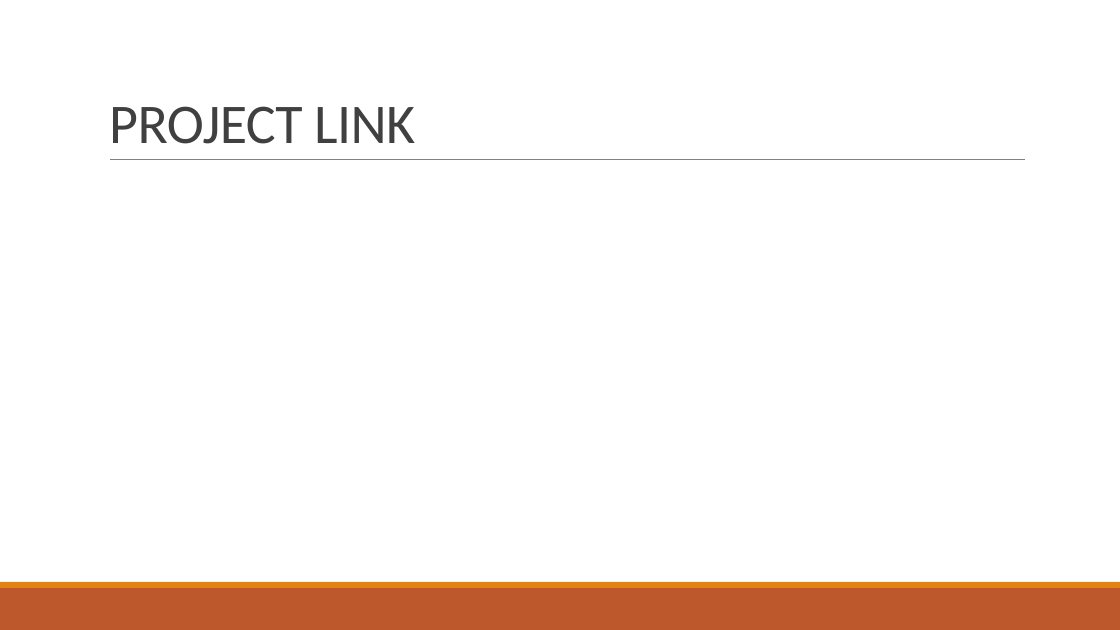
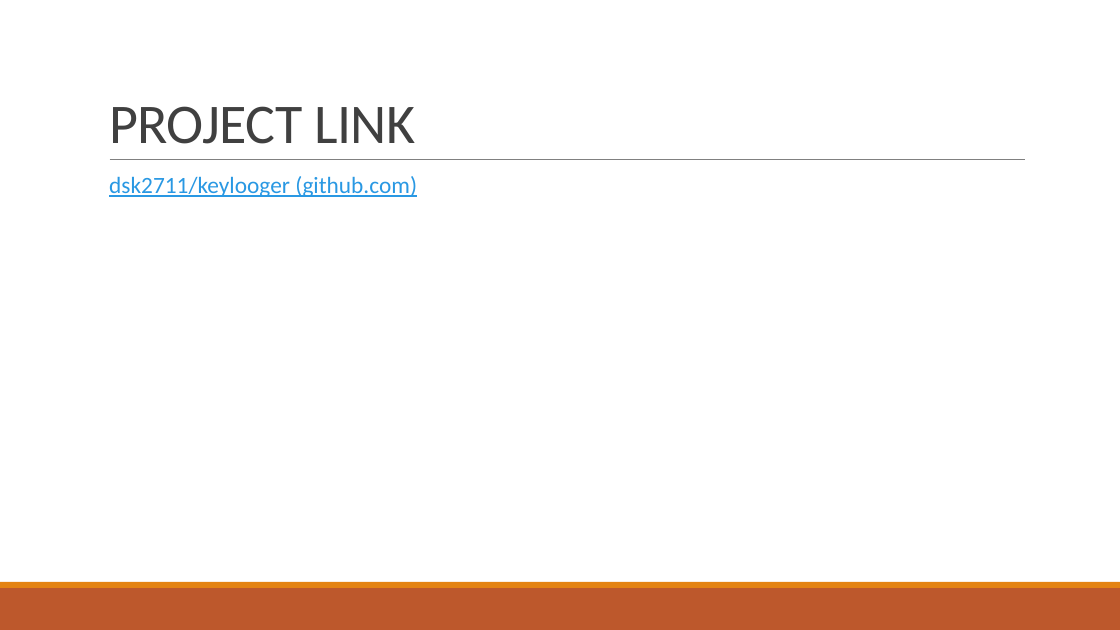
Before and after one commit to dsk2711/keylooger, a slide deck: slide 13 of Keylogger_and_Security_DSK.pptx. Drawn at 1120x630 pixels with LibreOffice and Linux fonts; fonts in the diff are those of the drawing. Boxes give left, top, right and bottom in pixels: in the first picture for what was removed or moved away, otherwise in the second. Text is boxed around its words. In the diff, an @@ line names an element or a change of style, - is before the commit and + after.

```diff
--- a/Keylogger_and_Security_DSK.pptx
+++ b/Keylogger_and_Security_DSK.pptx
@@ text added at <box>109,176,417,197</box>, 20 pt, text #2998E3, underline @@
+  dsk2711/keylooger (github.com)
```
